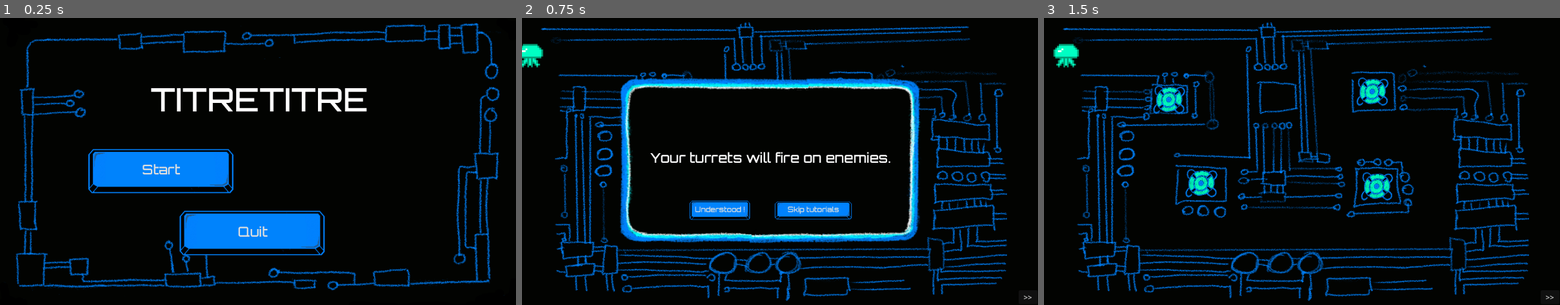
Above: before the commit, frames 1-3 (left to right).
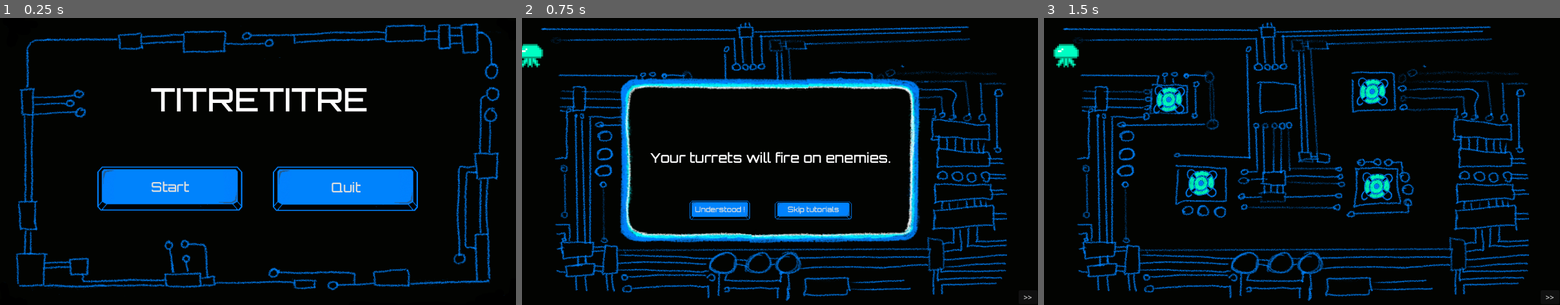
Above: after the commit, the same moments.

Repository: pbagnoud/minijam183
Game: Godot game, scene res://Scenes/start_screen.tscn
The game is run twice, just before and just after one commit, with the same random seed, the same clock (stepped at 60 frames per second) and the same inputs. This scene is started directly instead of the project's main scene.
Inputs:
- Up to frame 1 (0.25 s): no input
- Up to frame 2 (0.75 s): click "Start" at 0.5 s
- Up to frame 3 (1.5 s): click "Understood !" at 1.25 s

The runs differ from the first frame. In frame 1, 11% of the frame differs, in the area x 17-81%, y 45-83%; in frame 2, nothing differs; in frame 3, nothing differs.

Commit message:
Update start_screen.tscn

Diff:
--- a/minijam183/Scenes/start_screen.tscn
+++ b/minijam183/Scenes/start_screen.tscn
@@ -17,10 +17,10 @@
 
 [node name="ButtonStart" type="Button" parent="."]
 layout_mode = 0
-offset_left = 196.0
-offset_top = 273.0
-offset_right = 524.0
-offset_bottom = 425.0
+offset_left = 216.0
+offset_top = 312.0
+offset_right = 544.0
+offset_bottom = 464.0
 theme = ExtResource("2_60ddj")
 theme_override_font_sizes/font_size = 30
 text = "Start"
@@ -39,10 +39,10 @@
 
 [node name="ButtonQuit" type="Button" parent="."]
 layout_mode = 0
-offset_left = 400.0
-offset_top = 411.0
-offset_right = 728.0
-offset_bottom = 564.0
+offset_left = 608.0
+offset_top = 312.0
+offset_right = 936.0
+offset_bottom = 465.0
 theme = ExtResource("2_60ddj")
 theme_override_font_sizes/font_size = 30
 text = "Quit"
